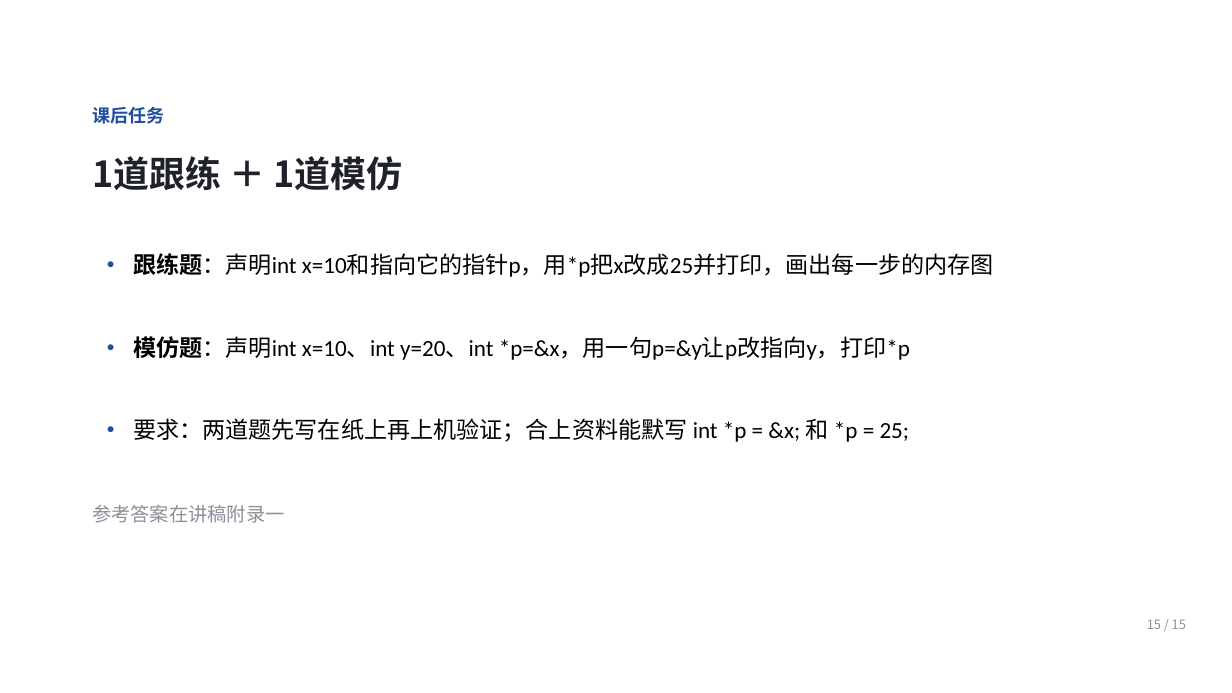
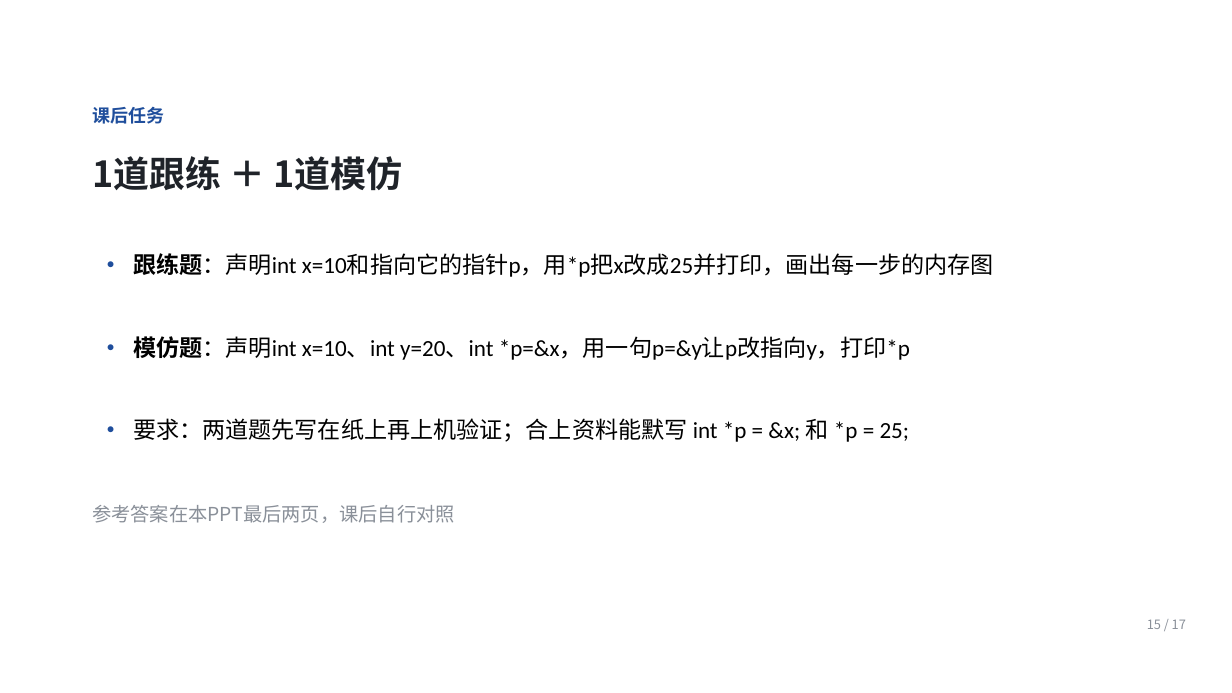
Before and after one commit to Ctrl1CandV/SpecialtyCourses, a slide deck: slide 15 of 课件/C1/C1-B-01/C1-B-01.pptx. Drawn at 1232x693 pixels with LibreOffice and Linux fonts; fonts in the diff are those of the drawing; background and template pictures are left out. Boxes give left, top, right and bottom in pixels: in the first picture for what was removed or moved away, otherwise in the second. Text is boxed around its words. In the diff, an @@ line names an element or a change of style, - is before the commit and + after.

Commit message:
09.01 PPT最后增加课后题的参考答案

```diff
--- a/课件/C1/C1-B-01/C1-B-01.pptx
+++ b/课件/C1/C1-B-01/C1-B-01.pptx
@@ text at (x1=92, y1=505, x2=455, y2=523): text changed @@
-参考答案在讲稿附录一
+参考答案在本PPT最后两页，课后自行对照
@@ text at (x1=1147, y1=619, x2=1186, y2=629): text changed @@
-15 / 15
+15 / 17
```
Also in this commit, not shown: 14 other slides changed, 2 slides added, 23 other files.
